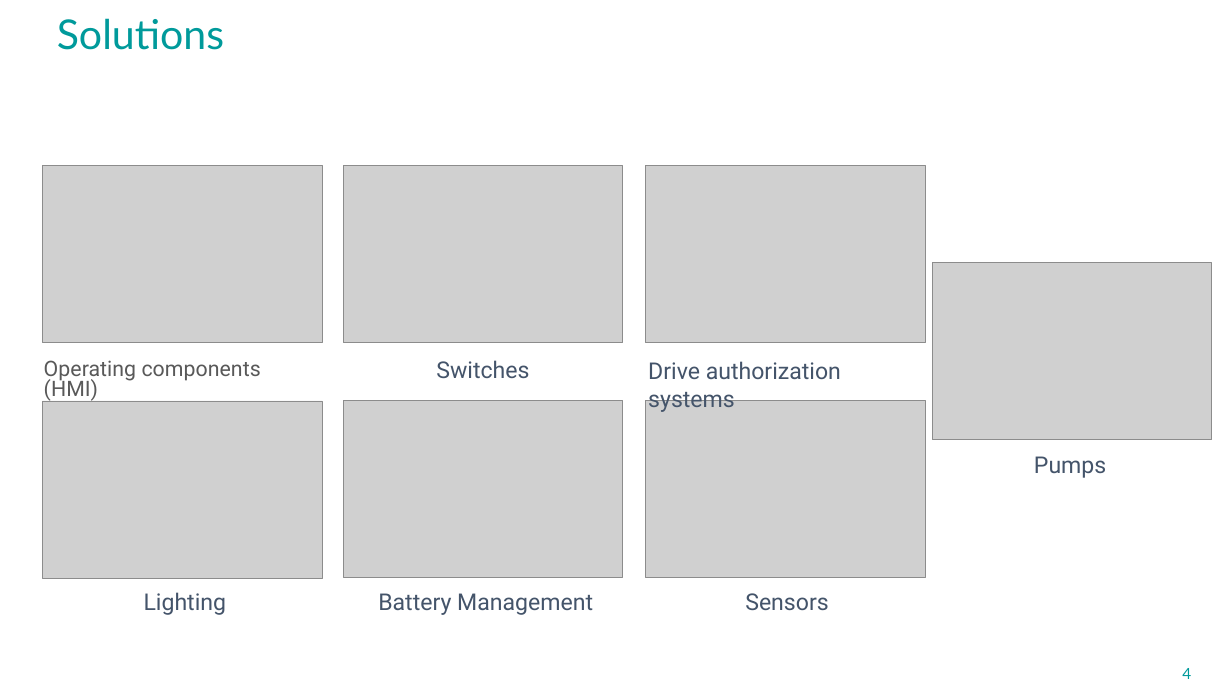
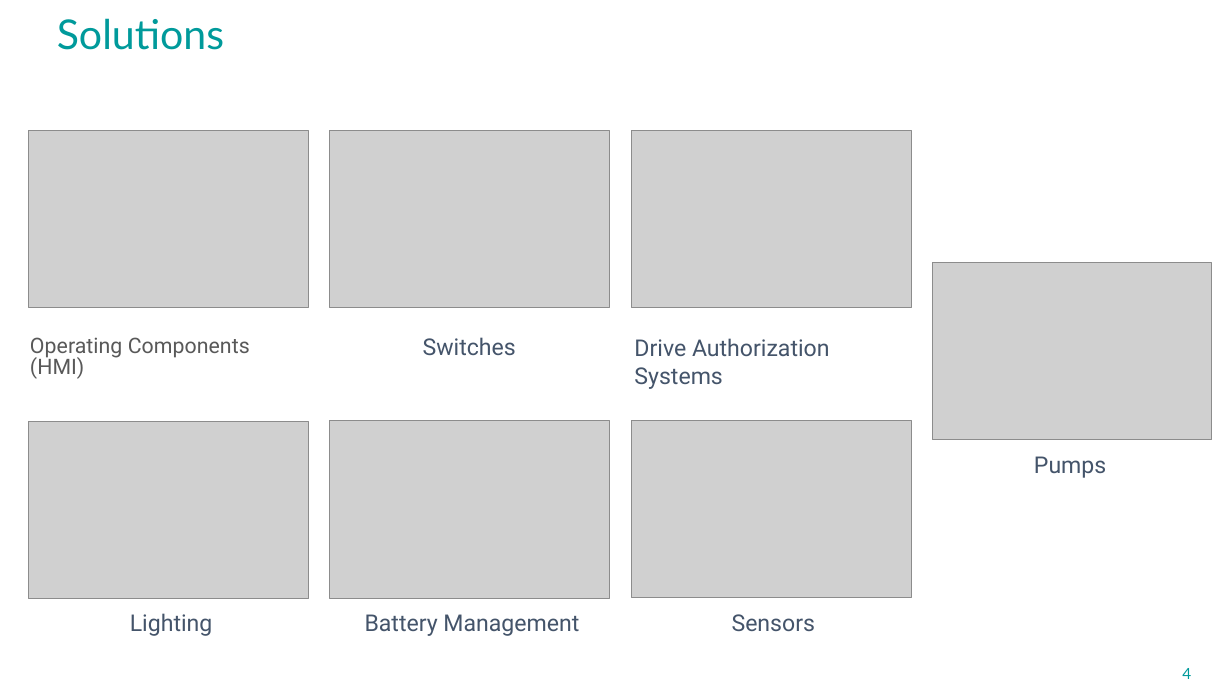
Before and after one commit to avengineers/SPLC2023, a slide deck: slide 4 of Challenges_at_Marquardt.pptx. Drawn at 1232x693 pixels with LibreOffice and Linux fonts; fonts in the diff are those of the drawing; grey boxes stand for pictures; background and template pictures are left out. Boxes give left, top, right and bottom in pixels: in the first picture for what was removed or moved away, otherwise in the second. Text is boxed around its words. In the diff, an @@ line names an element or a change of style, - is before the commit and + after.

Commit message:
Reworked our profile pictures, some review done

```diff
--- a/Challenges_at_Marquardt.pptx
+++ b/Challenges_at_Marquardt.pptx
@@ 3 pictures: place and size @@
-3 pictures at <box>43,165,925,343</box>
+3 pictures at <box>29,130,912,308</box>
@@ text at <box>30,337,250,379</box>: text changed @@
-Operating components (HMI)
+Operating Components (HMI)
@@ text "Switches": place and size @@
-text "Switches" at <box>436,360,529,378</box>
+text "Switches" at <box>423,337,516,355</box>
@@ text at <box>634,338,830,389</box>: text changed @@
-Drive authorization systems
+Drive Authorization Systems
@@ 3 pictures, 3 texts: place and size @@
-3 pictures, 3 texts at <box>43,400,925,615</box>
+3 pictures, 3 texts at <box>29,421,912,636</box>
```
Also in this commit, not shown: 8 other slides changed.
